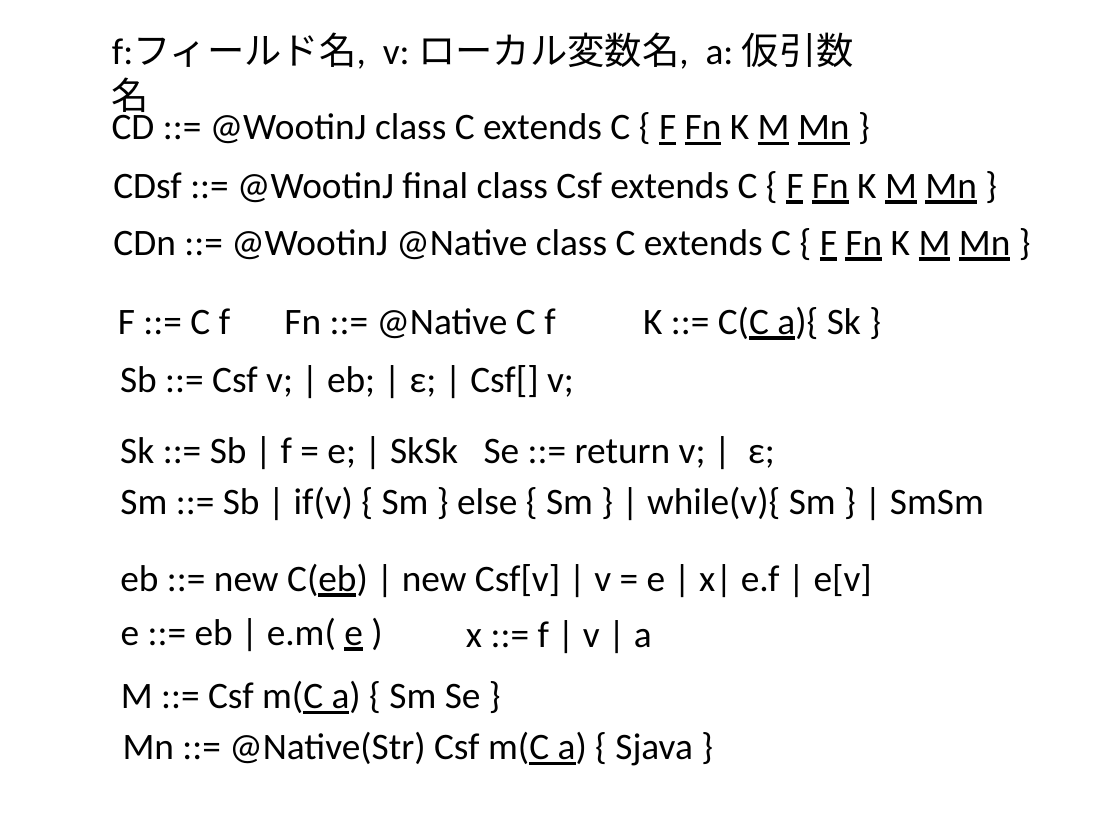
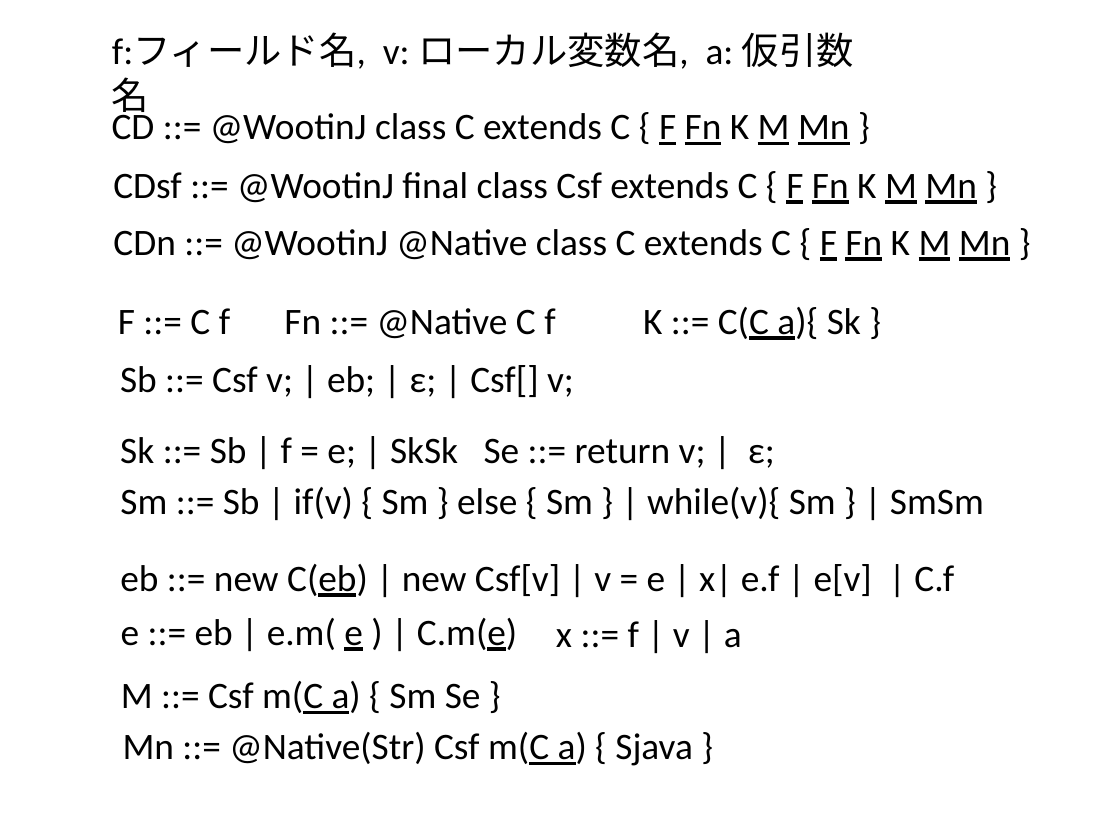
Before and after one commit to kikaineko/misc, a slide deck: slide 5 of study/draft/keisikika.pptx (slide 2 before the commit). Drawn at 1120x840 pixels with LibreOffice and Linux fonts; fonts in the diff are those of the drawing. Boxes give left, top, right and bottom in pixels: in the first picture for what was removed or moved away, otherwise in the second. Text is boxed around its words. In the diff, an @@ line names an element or a change of style, - is before the commit and + after.

```diff
--- a/study/draft/keisikika.pptx
+++ b/study/draft/keisikika.pptx
@@ text at bbox=[120, 564, 954, 597]: text changed @@
-eb ::= new C(eb) | new Csf[v] | v = e | x| e.f | e[v]
+eb ::= new C(eb) | new Csf[v] | v = e | x| e.f | e[v] | C.f
@@ text at bbox=[121, 618, 517, 651]: text changed @@
-e ::= eb | e.m( e )
+e ::= eb | e.m( e ) | C.m(e)
@@ text "x ::= f | v ...": place and size @@
-text "x ::= f | v ..." at bbox=[466, 621, 652, 648]
+text "x ::= f | v ..." at bbox=[556, 621, 742, 648]
```
Also in this commit, not shown: 2 other slides changed, 3 slides added.
